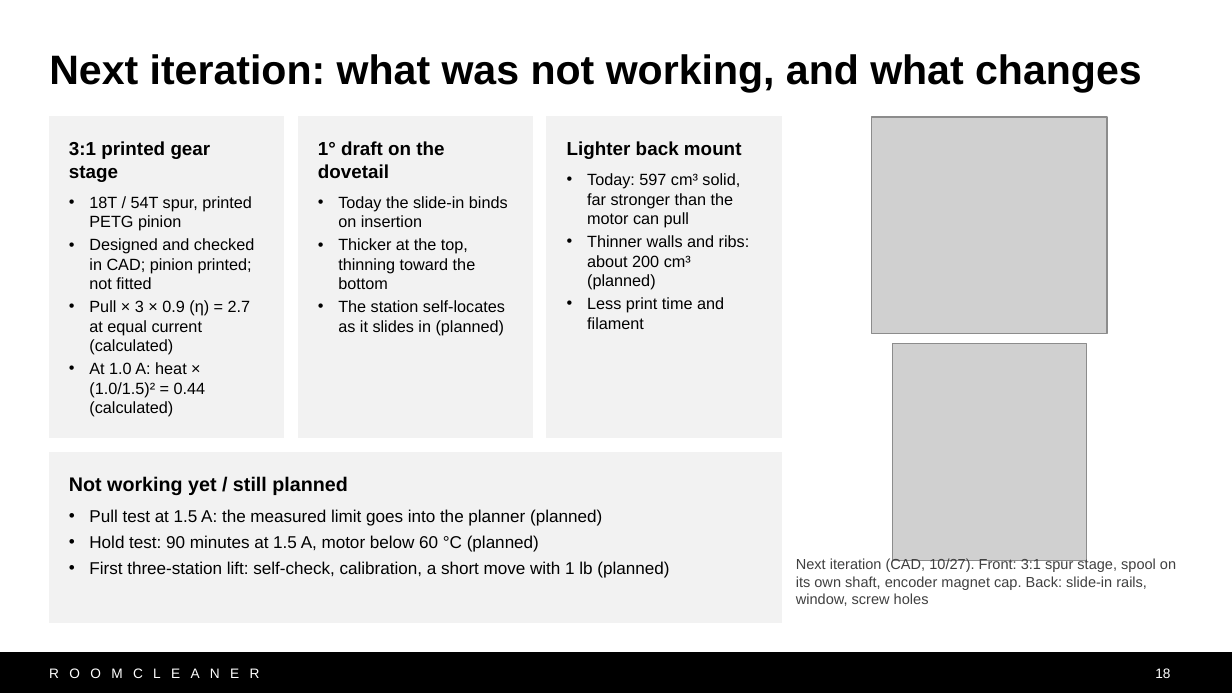
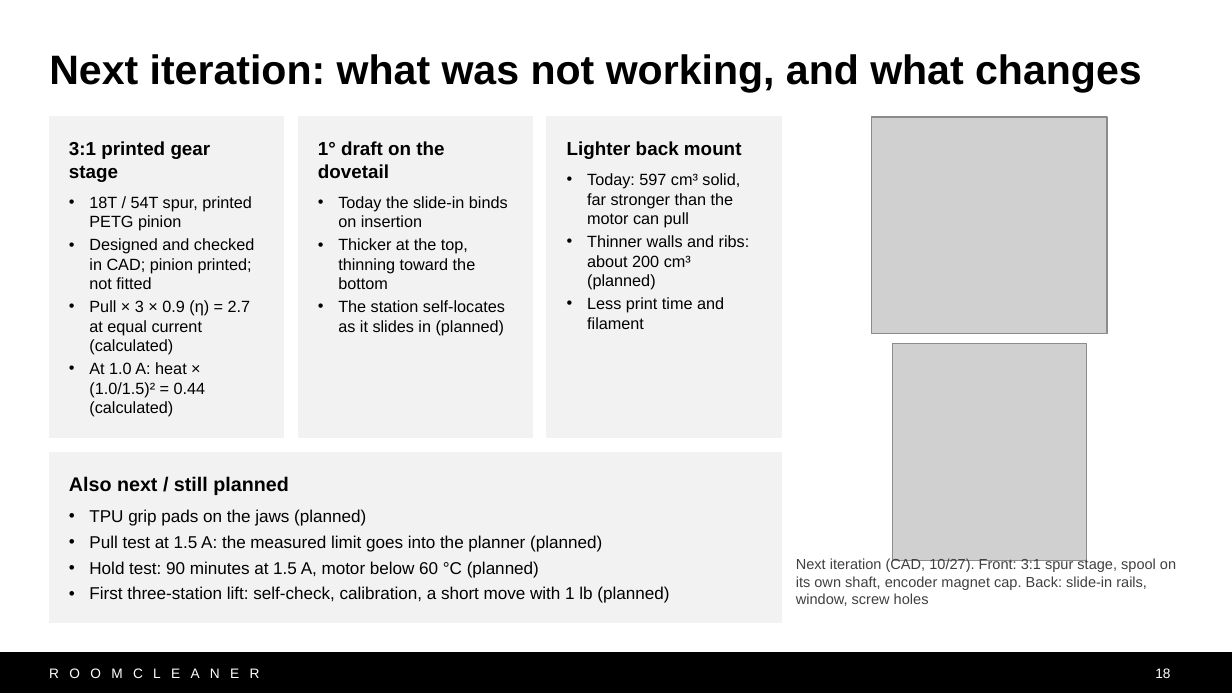
Before and after one commit to Jaspario1199/RoomCleaner, a slide deck: slide 18 of docs/presentation/deck_v10/RoomCleaner_Buntinx_v10.pptx. Drawn at 1232x693 pixels with LibreOffice and Linux fonts; fonts in the diff are those of the drawing; grey boxes stand for pictures. Boxes give left, top, right and bottom in pixels: in the first picture for what was removed or moved away, otherwise in the second. Text is boxed around its words. In the diff, an @@ line names an element or a change of style, - is before the commit and + after.

```diff
--- a/docs/presentation/deck_v10/RoomCleaner_Buntinx_v10.pptx
+++ b/docs/presentation/deck_v10/RoomCleaner_Buntinx_v10.pptx
@@ text in rectangle at (x1=69, y1=476, x2=366, y2=526): text changed; size 11.5 to 10 pt; bold off @@
-Not working yet / still planned
+Also next / still planned
+• TPU grip pads on the jaws (planned)
```
Also in this commit, not shown: 3 other slides changed, 3 other files.
